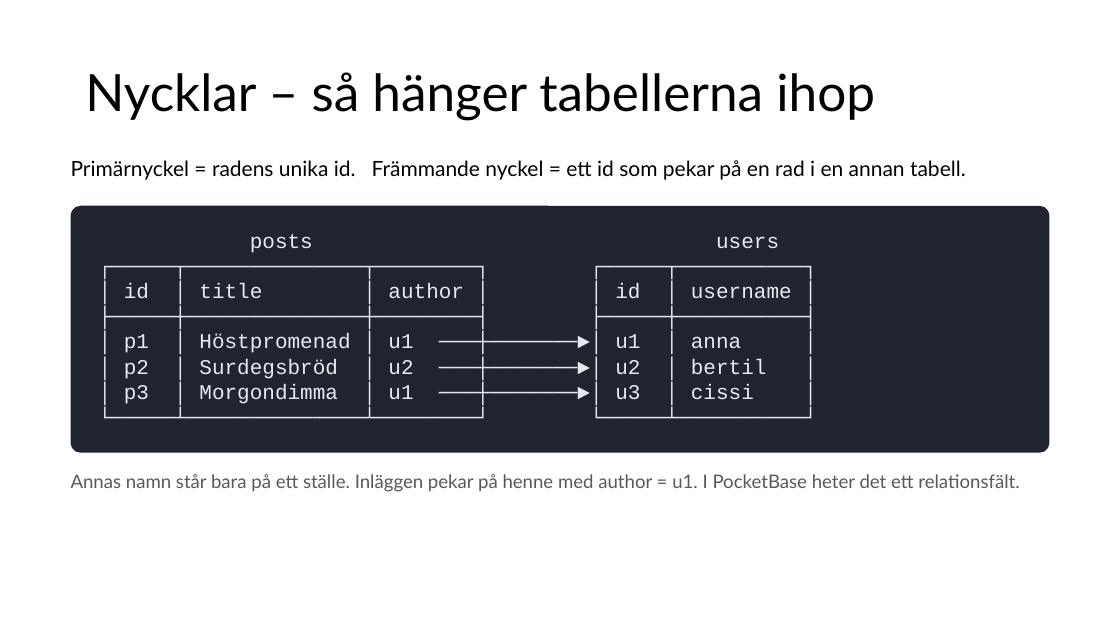
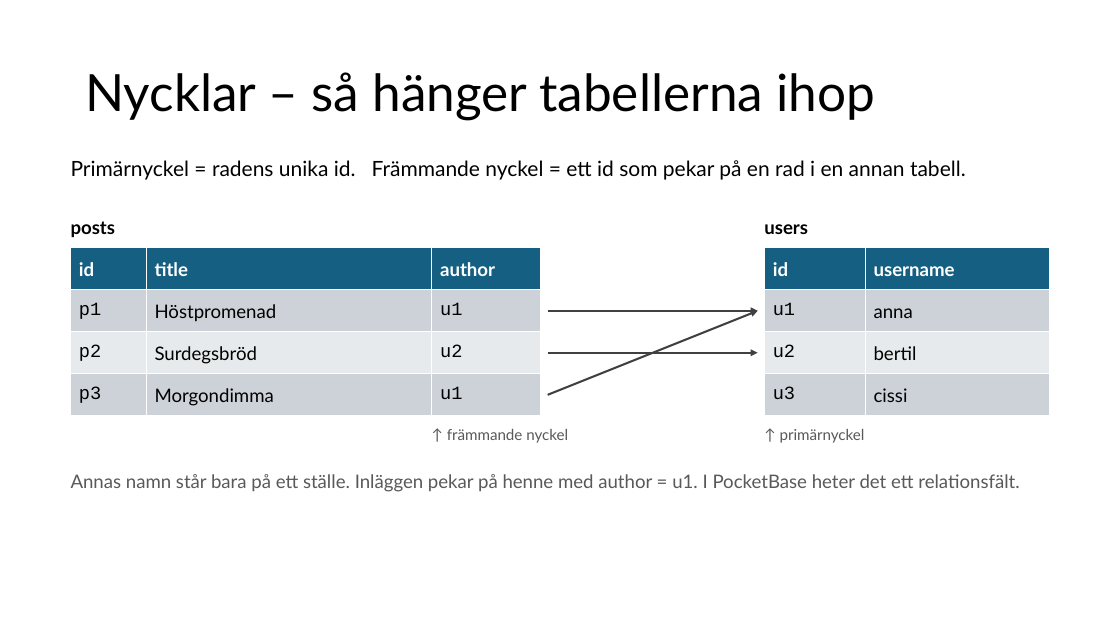
Before and after one commit to abbjetmus/pocketbase-flutter-kurs, a slide deck: slide 10 of Databaser och mobilapputveckling - sammanfattning.pptx. Drawn at 1120x630 pixels with LibreOffice and Linux fonts; fonts in the diff are those of the drawing. Boxes give left, top, right and bottom in pixels: in the first picture for what was removed or moved away, otherwise in the second. Text is boxed around its words. In the diff, an @@ line names an element or a change of style, - is before the commit and + after.

```diff
--- a/Databaser och mobilapputveckling - sammanfattning.pptx
+++ b/Databaser och mobilapputveckling - sammanfattning.pptx
@@ rounded rectangle removed at (71, 206, 1049, 453) @@
-posts users
-┌─────┬──────────────┬────────┐ ┌─────┬──────────┐
-│ id │ title │ author │ │ id │ username │
-├─────┼──────────────┼────────┤ ├─────┼──────────┤
-│ p1 │ Höstpromenad │ u1 ───┼───────►│ u1 │ anna │
-│ p2 │ Surdegsbröd │ u2 ───┼───────►│ u2 │ bertil │
-│ p3 │ Morgondimma │ u1 ───┼───────►│ u3 │ cissi │
-└─────┴──────────────┴────────┘ └─────┴──────────┘
@@ text added at (71, 221, 116, 237), 16 pt, text #000000, bold @@
+posts
@@ text added at (764, 224, 808, 234), 16 pt, text #000000, bold @@
+users
@@ table added at (71, 248, 541, 416), 4 rows, 3 columns @@
+id | title | author
+p1 | Höstpromenad | u1
+p2 | Surdegsbröd | u2
+p3 | Morgondimma | u1
@@ table added at (765, 248, 1050, 416), 4 rows, 2 columns @@
+id | username
+u1 | anna
+u2 | bertil
+u3 | cissi
@@ arrow added from (548, 311) to (758, 311), #404040 1.75 pt @@
@@ arrow added from (548, 395) to (758, 311), #404040 1.75 pt @@
@@ arrow added from (548, 353) to (758, 353), #404040 1.75 pt @@
@@ text added at (447, 429, 568, 443), 13 pt, text #595959 @@
+↑ främmande nyckel
@@ text added at (780, 429, 865, 443), 13 pt, text #595959 @@
+↑ primärnyckel
```
Also in this commit, not shown: 2 other slides changed.
